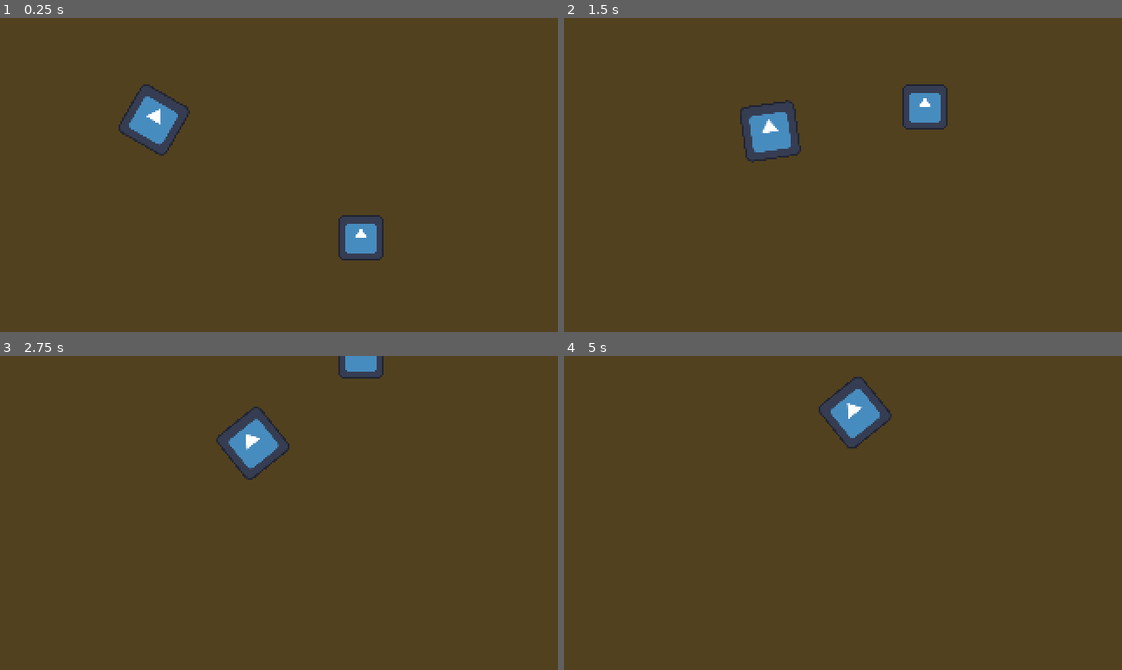
Above: before the commit, frames 1-4 (two rows, left to right).
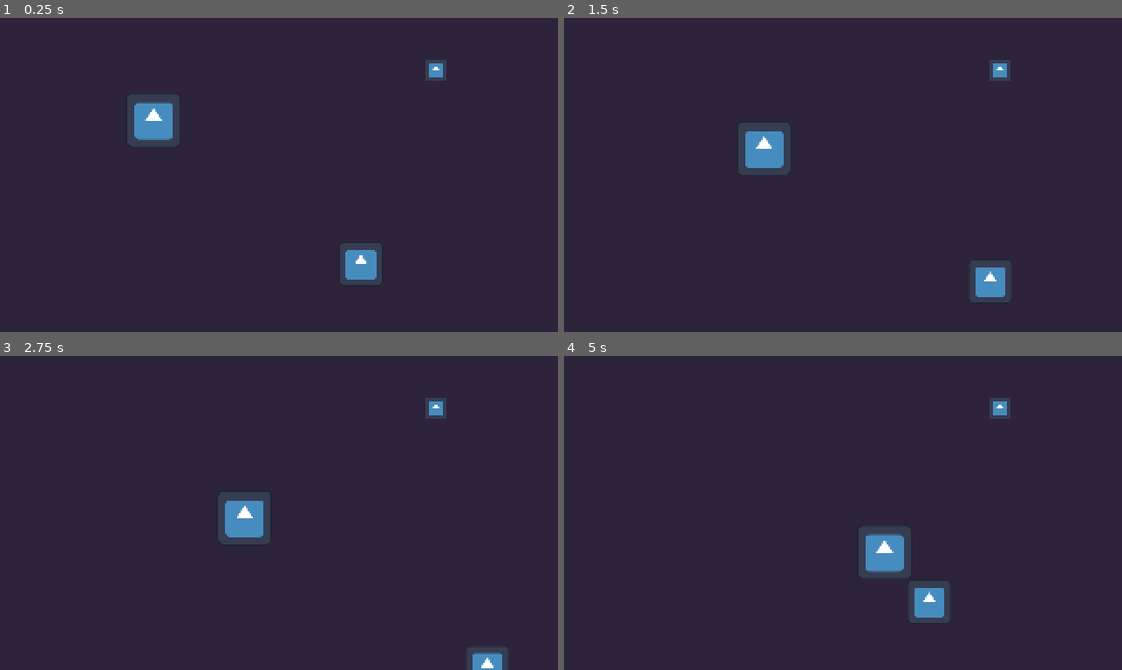
Above: after the commit, the same moments.

Repository: TobiasTV49/Informatica-Eindopdracht
Game: Godot game, scene res://Functionality/Scenes/main.tscn
Two runs of this game, one before a commit and one after it. Both use one fixed random seed, a clock stepped at 60 frames per second and the inputs below. Before the commit the project has no main scene; this scene is started directly in both runs. The engine's default icon, where the game draws it, is replaced by a stand-in: a white triangle on a blue panel in a dark square.
Inputs:
- Up to frame 1 (0.25 s): no input
- Up to frame 2 (1.5 s): hold Right (right, bound only after the commit) 0.53-1.28 s; hold Down (down, bound only after the commit) from 1.28 s (still down)
- Up to frame 3 (2.75 s): release Down (down, bound only after the commit) at 2.03 s; hold Right (right, bound only after the commit) from 2.03 s (still down)
- Up to frame 4 (5 s): release Right (right, bound only after the commit) at 2.78 s; hold Up (up, bound only after the commit) 2.78-3.53 s; hold Left (left, bound only after the commit) from 3.53 s (still down)

The runs differ from the first frame. In frame 1, 99% of the frame differs, in the area x 0-100%, y 0-100%; in frame 2, 99%; in frame 3, 100%; in frame 4, 100%.

Commit message:
allah akbar

Diff:
--- /dev/null
+++ b/Functionality/Scenes/bullet.tscn
@@ -0,0 +1,17 @@
+[gd_scene load_steps=4 format=3 uid="uid://d4h3a3t6r5e0v"]
+
+[ext_resource type="Texture2D" uid="uid://c4snuhiqix0ih" path="res://icon.svg" id="1_h3iaq"]
+[ext_resource type="Script" path="res://Functionality/Scripts/bullet.gd" id="1_vt3w6"]
+
+[sub_resource type="RectangleShape2D" id="RectangleShape2D_x5uif"]
+
+[node name="Area2D" type="Area2D"]
+script = ExtResource("1_vt3w6")
+
+[node name="Sprite2D" type="Sprite2D" parent="."]
+scale = Vector2(0.1, 0.1)
+texture = ExtResource("1_h3iaq")
+
+[node name="CollisionShape2D" type="CollisionShape2D" parent="."]
+scale = Vector2(0.6, 0.6)
+shape = SubResource("RectangleShape2D_x5uif")
--- a/Functionality/Scenes/main.tscn
+++ b/Functionality/Scenes/main.tscn
@@ -1,8 +1,9 @@
-[gd_scene load_steps=4 format=3 uid="uid://2bkx1y5hcu02"]
+[gd_scene load_steps=5 format=3 uid="uid://2bkx1y5hcu02"]
 
 [ext_resource type="PackedScene" uid="uid://dlsjc0570kmji" path="res://Functionality/Scenes/enemy.tscn" id="1_hes87"]
 [ext_resource type="Script" path="res://Functionality/Scripts/main.gd" id="1_oydpu"]
 [ext_resource type="PackedScene" uid="uid://ghvrtut8se0h" path="res://Functionality/Scenes/player.tscn" id="2_d5emv"]
+[ext_resource type="PackedScene" uid="uid://d4h3a3t6r5e0v" path="res://Functionality/Scenes/bullet.tscn" id="4_44lj5"]
 
 [node name="Main" type="Node2D"]
 script = ExtResource("1_oydpu")
@@ -10,10 +11,13 @@
 [node name="ColorRect" type="ColorRect" parent="."]
 offset_right = 322.0
 offset_bottom = 180.0
-color = Color(0.322648, 0.254459, 0.123765, 1)
+color = Color(0.178436, 0.138157, 0.228629, 1)
 
 [node name="EnemyBody" parent="." instance=ExtResource("1_hes87")]
 position = Vector2(83, 55)
 
 [node name="Player" parent="." instance=ExtResource("2_d5emv")]
 position = Vector2(207, 141)
+
+[node name="Area2D" parent="." instance=ExtResource("4_44lj5")]
+position = Vector2(250, 30)
--- a/Functionality/Scenes/player.tscn
+++ b/Functionality/Scenes/player.tscn
@@ -1,10 +1,12 @@
-[gd_scene load_steps=3 format=3 uid="uid://ghvrtut8se0h"]
+[gd_scene load_steps=4 format=3 uid="uid://ghvrtut8se0h"]
 
 [ext_resource type="Texture2D" uid="uid://c4snuhiqix0ih" path="res://icon.svg" id="1_lyy2g"]
+[ext_resource type="Script" path="res://Functionality/Scripts/player_body.gd" id="1_oo448"]
 
 [sub_resource type="RectangleShape2D" id="RectangleShape2D_m4wlj"]
 
-[node name="Player" type="CharacterBody2D"]
+[node name="PlayerBody" type="CharacterBody2D"]
+script = ExtResource("1_oo448")
 
 [node name="Sprite2D" type="Sprite2D" parent="."]
 scale = Vector2(0.2, 0.2)
--- /dev/null
+++ b/Functionality/Scripts/bullet.gd
@@ -0,0 +1,4 @@
+extends Area2D
+
+var used
+var speed = 150
--- a/Functionality/Scripts/enemy_body.gd
+++ b/Functionality/Scripts/enemy_body.gd
@@ -10,13 +10,13 @@
 
 func _physics_process(delta: float) -> void:
 	if Global.player_death == false:
-		look_at(player.position)
+		#look_at(player.position)
 		if attacking == false:
 			velocity = (player.position - position).normalized() * SPEED
 		elif attacking == true:
 			velocity = Vector2(0, 0)
 			await get_tree().create_timer(1).timeout
-			Global.player_health -= 50
+			Global.player_health -= 25
 
 	move_and_slide()
 
--- a/Functionality/Scripts/main.gd
+++ b/Functionality/Scripts/main.gd
@@ -9,9 +9,6 @@
 
 # Called every frame. 'delta' is the elapsed time since the previous frame.
 func _process(delta: float) -> void:
-	if Global.player_health > 0 and Global.player_death == false: #player is alive
-		if player.position.y > 0: #this is for testing the following system
-			$Player.position.y -= 1
-	elif Global.player_health <= 0 and Global.player_death == false: #player is about to die
+	if Global.player_health <= 0 and Global.player_death == false: #player is about to die
 		Global.player_death = true
 		player.queue_free()
--- /dev/null
+++ b/Functionality/Scripts/player_body.gd
@@ -0,0 +1,11 @@
+extends CharacterBody2D
+
+@export var speed = 50
+
+func get_input(): #Pulls input directions and sets the velocity using them.
+	var input_direction = Input.get_vector("left", "right", "up", "down")
+	velocity = input_direction * speed
+
+func _physics_process(delta):
+	get_input() #I wonder what this could do, i really have no clue.
+	move_and_slide() #Special function for characterbody2D that makes it schmove.
--- a/project.godot
+++ b/project.godot
@@ -11,6 +11,7 @@
 [application]
 
 config/name="Informatica Eindopdracht"
+run/main_scene="res://Functionality/Scenes/main.tscn"
 config/features=PackedStringArray("4.3", "Mobile")
 config/icon="res://icon.svg"
 
@@ -25,6 +26,48 @@
 window/size/mode=3
 window/stretch/mode="viewport"
 
+[input]
+
+up={
+"deadzone": 0.5,
+"events": [Object(InputEventKey,"resource_local_to_scene":false,"resource_name":"","device":0,"window_id":0,"alt_pressed":false,"shift_pressed":false,"ctrl_pressed":false,"meta_pressed":false,"pressed":false,"keycode":0,"physical_keycode":4194320,"key_label":0,"unicode":0,"location":0,"echo":false,"script":null)
+, Object(InputEventKey,"resource_local_to_scene":false,"resource_name":"","device":-1,"window_id":0,"alt_pressed":false,"shift_pressed":false,"ctrl_pressed":false,"meta_pressed":false,"pressed":false,"keycode":0,"physical_keycode":87,"key_label":0,"unicode":119,"location":0,"echo":false,"script":null)
+]
+}
+down={
+"deadzone": 0.5,
+"events": [Object(InputEventKey,"resource_local_to_scene":false,"resource_name":"","device":0,"window_id":0,"alt_pressed":false,"shift_pressed":false,"ctrl_pressed":false,"meta_pressed":false,"pressed":false,"keycode":0,"physical_keycode":4194322,"key_label":0,"unicode":0,"location":0,"echo":false,"script":null)
+, Object(InputEventKey,"resource_local_to_scene":false,"resource_name":"","device":-1,"window_id":0,"alt_pressed":false,"shift_pressed":false,"ctrl_pressed":false,"meta_pressed":false,"pressed":false,"keycode":0,"physical_keycode":83,"key_label":0,"unicode":115,"location":0,"echo":false,"script":null)
+]
+}
+left={
+"deadzone": 0.5,
+"events": [Object(InputEventKey,"resource_local_to_scene":false,"resource_name":"","device":0,"window_id":0,"alt_pressed":false,"shift_pressed":false,"ctrl_pressed":false,"meta_pressed":false,"pressed":false,"keycode":0,"physical_keycode":4194319,"key_label":0,"unicode":0,"location":0,"echo":false,"script":null)
+, Object(InputEventKey,"resource_local_to_scene":false,"resource_name":"","device":-1,"window_id":0,"alt_pressed":false,"shift_pressed":false,"ctrl_pressed":false,"meta_pressed":false,"pressed":false,"keycode":0,"physical_keycode":65,"key_label":0,"unicode":97,"location":0,"echo":false,"script":null)
+]
+}
+right={
+"deadzone": 0.5,
+"events": [Object(InputEventKey,"resource_local_to_scene":false,"resource_name":"","device":0,"window_id":0,"alt_pressed":false,"shift_pressed":false,"ctrl_pressed":false,"meta_pressed":false,"pressed":false,"keycode":0,"physical_keycode":4194321,"key_label":0,"unicode":0,"location":0,"echo":false,"script":null)
+, Object(InputEventKey,"resource_local_to_scene":false,"resource_name":"","device":-1,"window_id":0,"alt_pressed":false,"shift_pressed":false,"ctrl_pressed":false,"meta_pressed":false,"pressed":false,"keycode":0,"physical_keycode":68,"key_label":0,"unicode":100,"location":0,"echo":false,"script":null)
+]
+}
+1={
+"deadzone": 0.5,
+"events": [Object(InputEventKey,"resource_local_to_scene":false,"resource_name":"","device":-1,"window_id":0,"alt_pressed":false,"shift_pressed":false,"ctrl_pressed":false,"meta_pressed":false,"pressed":false,"keycode":0,"physical_keycode":49,"key_label":0,"unicode":49,"location":0,"echo":false,"script":null)
+]
+}
+2={
+"deadzone": 0.5,
+"events": [Object(InputEventKey,"resource_local_to_scene":false,"resource_name":"","device":-1,"window_id":0,"alt_pressed":false,"shift_pressed":false,"ctrl_pressed":false,"meta_pressed":false,"pressed":false,"keycode":0,"physical_keycode":50,"key_label":0,"unicode":50,"location":0,"echo":false,"script":null)
+]
+}
+3={
+"deadzone": 0.5,
+"events": [Object(InputEventKey,"resource_local_to_scene":false,"resource_name":"","device":-1,"window_id":0,"alt_pressed":false,"shift_pressed":false,"ctrl_pressed":false,"meta_pressed":false,"pressed":false,"keycode":0,"physical_keycode":51,"key_label":0,"unicode":51,"location":0,"echo":false,"script":null)
+]
+}
+
 [rendering]
 
 renderer/rendering_method="mobile"
